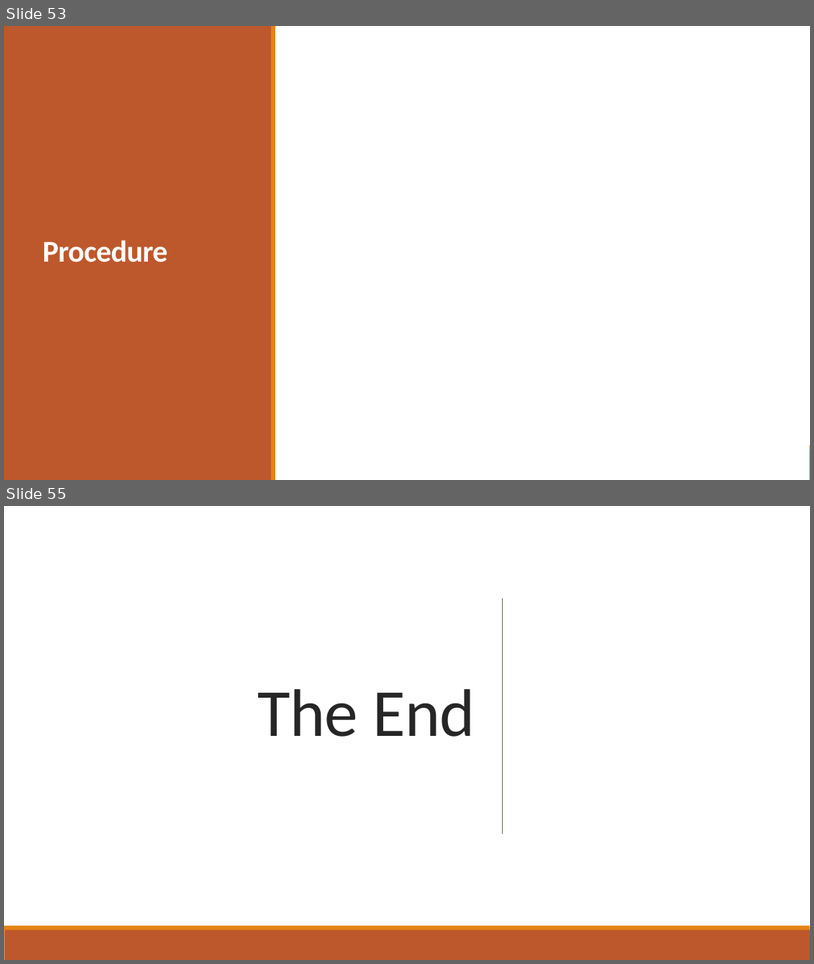
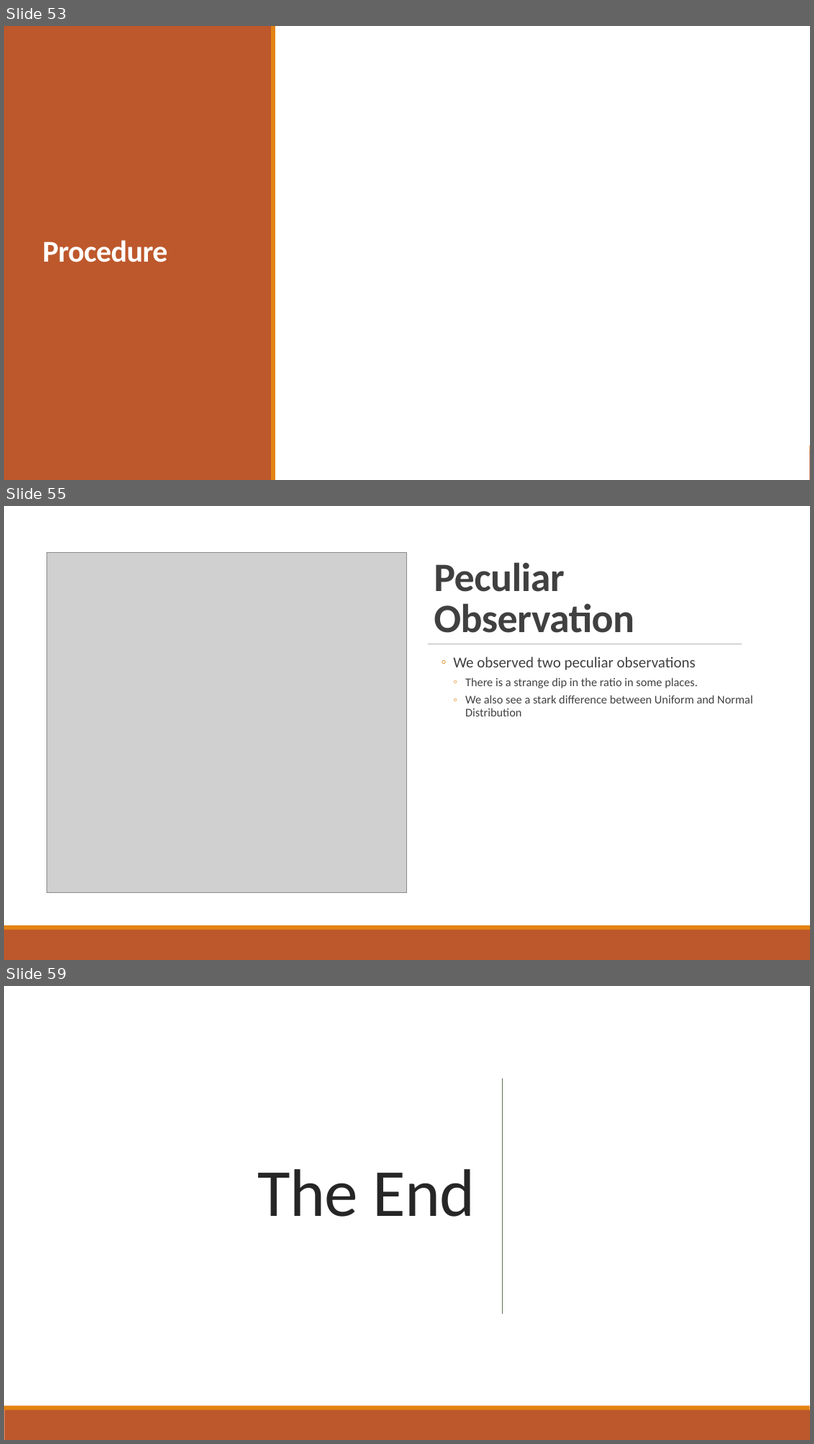
Before and after one commit to ayndp657/ALGORITHMLAB, a slide deck: Assignment 1/Assignment Presentation.pptx. Shown one above the other, each under a label of ours: slides 53 and 55 before the commit, slides 53, 55 and 59 after it; the slides between them are not shown. The pictures are 814x964 and 814x1444 pixels, drawn with LibreOffice and Linux fonts; fonts in the diff are those of the drawing; grey boxes stand for pictures. Boxes give left, top, right and bottom in pixels: in the first picture for what was removed or moved away, otherwise in the second. Text is boxed around its words. In the diff, an @@ line names an element or a change of style, - is before the commit and + after.

```diff
--- a/Assignment 1/Assignment Presentation.pptx
+++ b/Assignment 1/Assignment Presentation.pptx
@@ slide 55 added at <box>4,506,810,960</box>, background #FFFFFF @@
@@ rectangle added at <box>4,506,810,925</box>, fill #FFFFFF @@
@@ picture added at <box>46,552,407,892</box> @@
@@ title added at <box>434,562,635,633</box>, 48 pt, text #404040, bold @@
+Peculiar Observation
@@ line added from (428, 644) to (743, 644), #808080 0.5 pt @@
@@ text added at <box>453,656,754,716</box>, 14 pt, text #404040 @@
+  ◦ We observed two peculiar observations
+    ◦ There is a strange dip in the ratio in some places.
+    ◦ We also see a stark difference between Uniform and Normal Distribution
@@ rectangle added at <box>4,925,810,929</box>, fill #E48312 @@
@@ rectangle added at <box>4,929,810,960</box>, fill #BD582C @@
@@ what was slide 55 is now slide 59 @@
```
Also in this commit, not shown: 1 slide changed, 3 other slides added, 9 other files.
